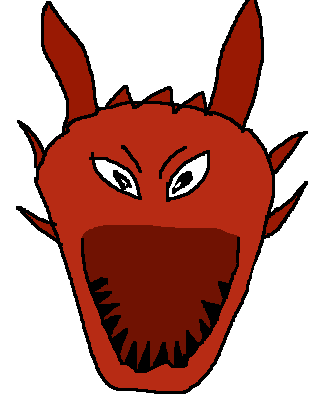
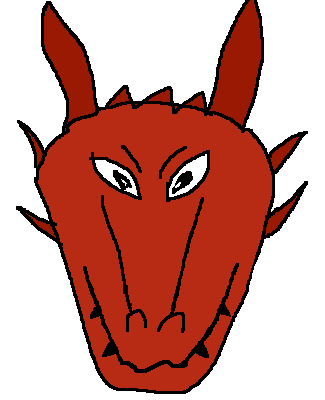
The second 325x400 image is a revision of the first. Changes to its layers:
showed "bodyBack", painted on it over [left=81, top=191, right=240, bottom=369]
